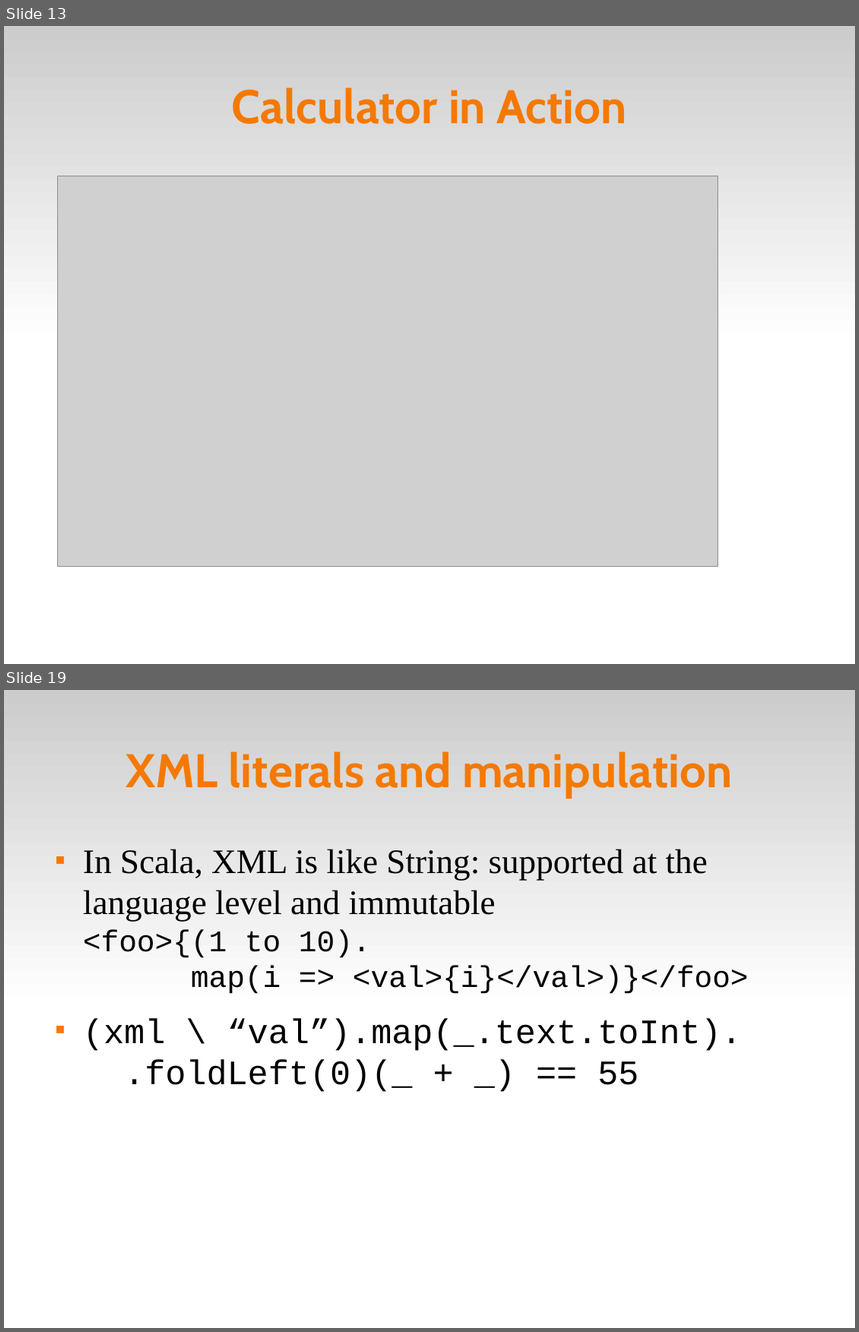
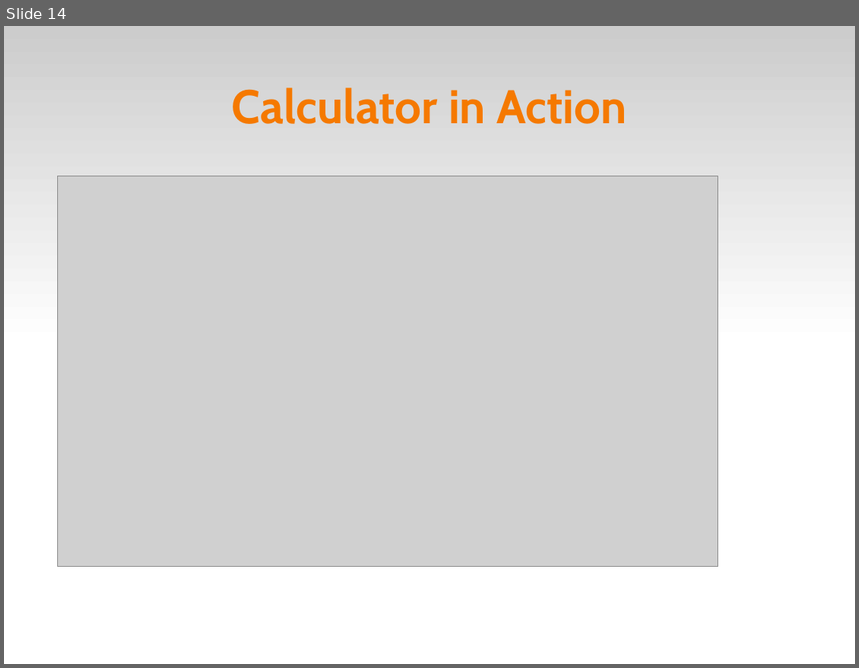
Before and after one commit to dpp/lift-samples, a slide deck: presentations/2008_dpp_SVCodeCamp/Scala Tips and Tricks.odp. Shown one above the other, each under a label of ours: slides 13 and 19 before the commit, slide 14 after it; the slides between them are not shown. The pictures are 859x1332 and 859x668 pixels, drawn with LibreOffice and Linux fonts; fonts in the diff are those of the drawing; grey boxes stand for pictures; background and template pictures are left out. Boxes give left, top, right and bottom in pixels: in the first picture for what was removed or moved away, otherwise in the second. Text is boxed around its words. In the diff, an @@ line names an element or a change of style, - is before the commit and + after.

```diff
--- a/presentations/2008_dpp_SVCodeCamp/Scala Tips and Tricks.odp
+++ b/presentations/2008_dpp_SVCodeCamp/Scala Tips and Tricks.odp
@@ slide 19 removed at box(4, 690, 855, 1328), background #FFFFFF; not listed: 1 template element that a slide beside it also shows @@
@@ title removed at box(126, 752, 733, 798) @@
-XML literals and manipulation
@@ text removed at box(83, 849, 749, 1092) @@
-■ In Scala, XML is like String: supported at the language level and immutable
-  <foo>{(1 to 10).
-  map(i => <val>{i}</val>)}</foo>
-■ (xml \ “val”).map(_.text.toInt).
-  .foldLeft(0)(_ + _) == 55
@@ what was slide 13 is now slide 14 @@
```
Also in this commit, not shown: 3 slides added, 10 other slides removed.
